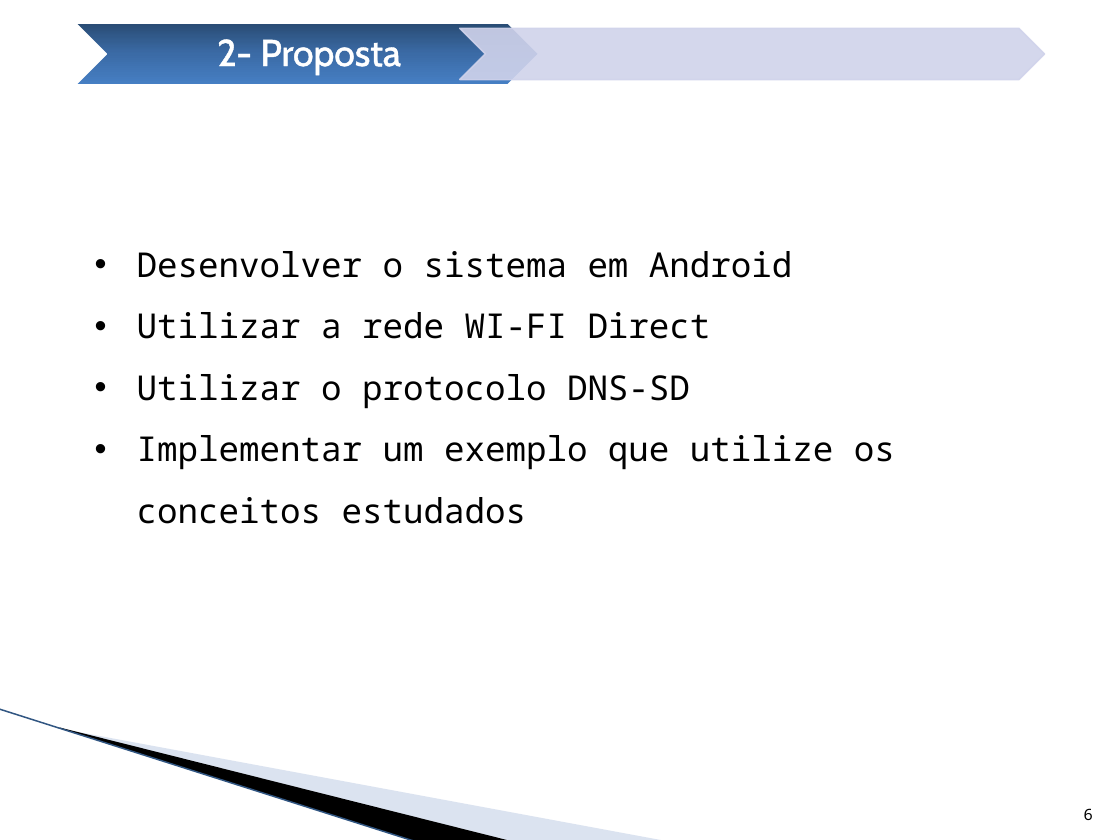
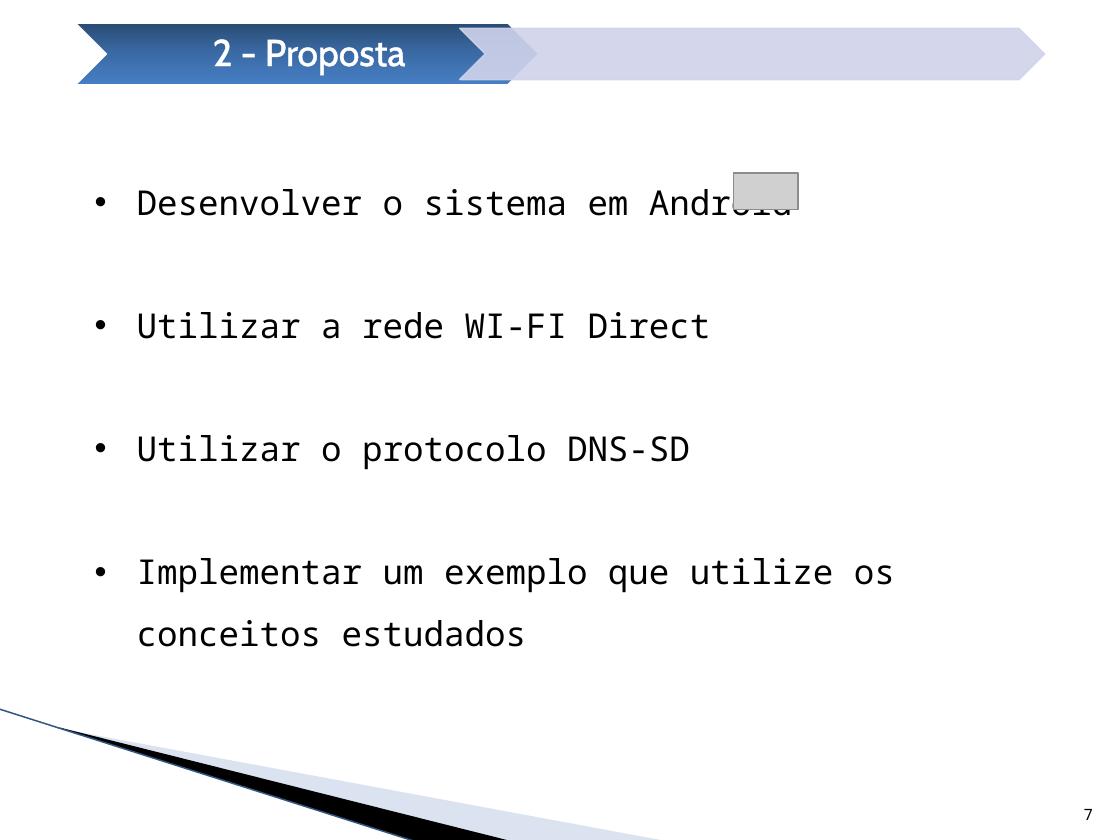
Before and after one commit to alvarollmenezes/servicediscoverypg, a slide deck: slide 7 of Apresentacao/PG.pptx (slide 6 before the commit). Drawn at 1120x840 pixels with LibreOffice and Linux fonts; fonts in the diff are those of the drawing; grey boxes stand for pictures; background and template pictures are left out. Boxes give left, top, right and bottom in pixels: in the first picture for what was removed or moved away, otherwise in the second. Text is boxed around its words. In the diff, an @@ line names an element or a change of style, - is before the commit and + after.

```diff
--- a/Apresentacao/PG.pptx
+++ b/Apresentacao/PG.pptx
@@ text at (213,39,405,74): spaces changed @@
-2- Proposta
+2 - Proposta
@@ text "Desenvolver o sistema em Android" rewrapped from (137,251,895,524) to (137,183,895,647) @@
@@ picture added at (734,174,799,209) @@
@@ page number at (1084,809,1093,820): text changed @@
-6
+7
```
Also in this commit, not shown: 2 other slides changed, 10 slides added, 3 other files.
